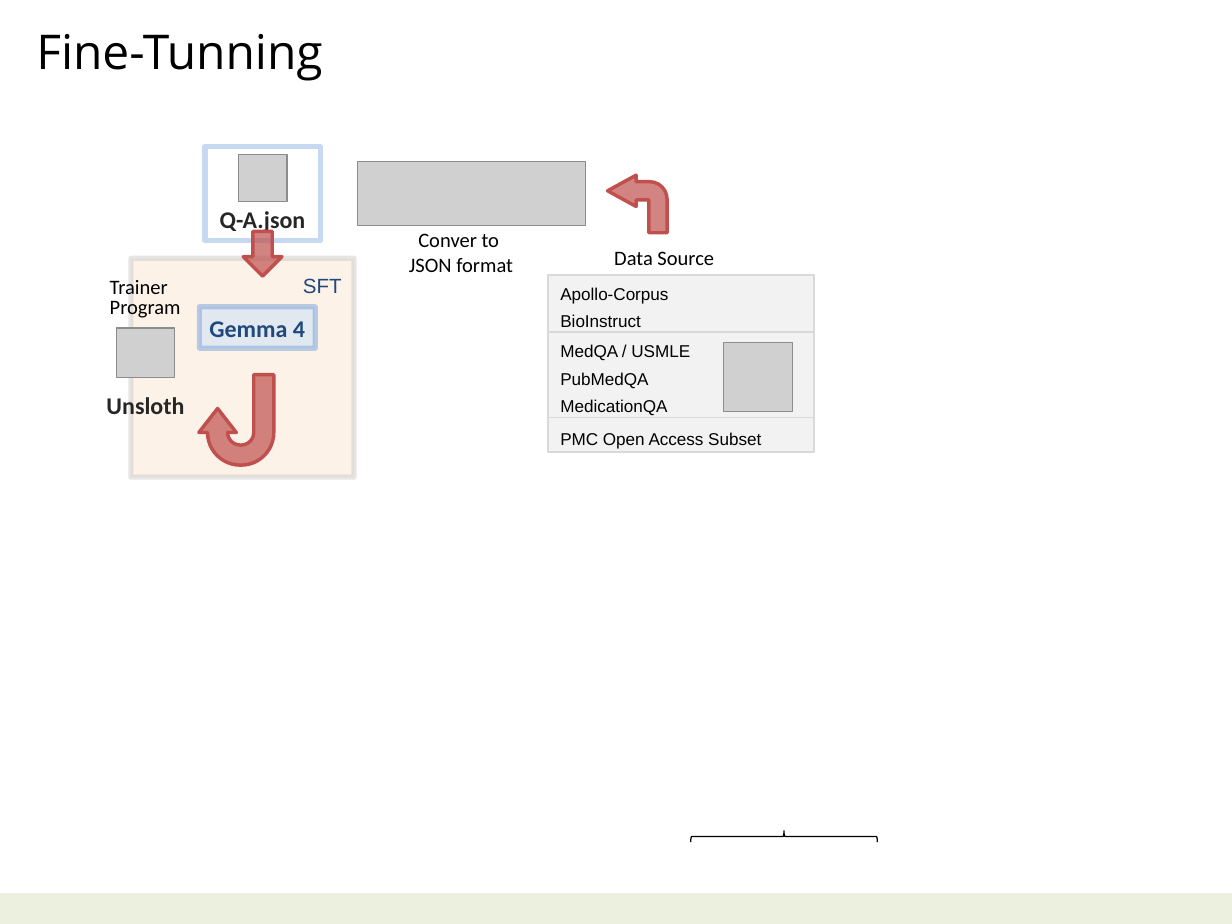
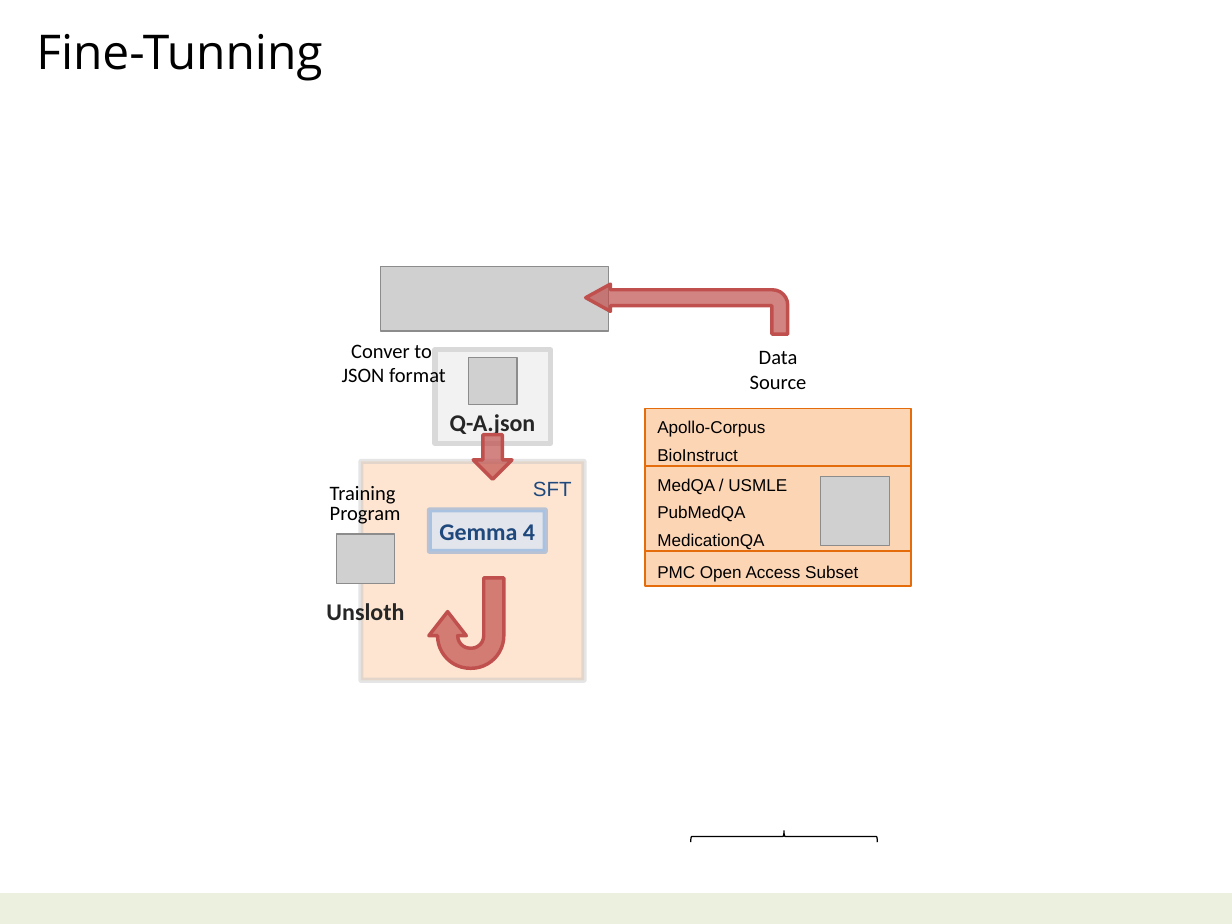
Before and after one commit to navibator/crazy-ai, a slide deck: slide 4 of bio-it-agent.pptx. Drawn at 1232x924 pixels with LibreOffice and Linux fonts; fonts in the diff are those of the drawing; grey boxes stand for pictures. Boxes give left, top, right and bottom in pixels: in the first picture for what was removed or moved away, otherwise in the second. Text is boxed around its words. In the diff, an @@ line names an element or a change of style, - is before the commit and + after.

Commit message:
open-claw ppt prompt

```diff
--- a/bio-it-agent.pptx
+++ b/bio-it-agent.pptx
@@ picture: place and size @@
-picture at <box>357,161,585,225</box>
+picture at <box>381,266,609,330</box>
@@ bent arrow: place and size @@
-bent arrow at <box>607,175,667,233</box>
+bent arrow at <box>585,285,787,335</box>
@@ text "Conver to": place and size @@
-text "Conver to" at <box>409,233,513,272</box>
+text "Conver to" at <box>342,344,446,383</box>
@@ 3 rectangles, 1 text, 1 down arrow, 1 uturn arrow: place and size @@
-3 rectangles, 1 text, 1 down arrow, 1 uturn arrow at <box>131,147,354,478</box>
+3 rectangles, 1 text, 1 down arrow, 1 uturn arrow at <box>361,350,584,681</box>
@@ rectangle at <box>435,350,551,444</box>: fill none to #F2F2F2; outline #C6D9F1 3 pt to #D9D9D9 3 pt @@
@@ picture: place and size @@
-picture at <box>238,155,287,202</box>
+picture at <box>468,357,517,404</box>
@@ picture removed at <box>723,342,792,411</box> @@
@@ text at <box>750,351,807,389</box>: text changed @@
-Data Source
+Data
+Source
@@ 3 rectangles: place and size @@
-3 rectangles at <box>548,275,814,452</box>
+3 rectangles at <box>646,409,912,585</box>
@@ fill #F2F2F2 to #FCD5B5; outline #D9D9D9 1 pt to #E46C0A 1 pt in 3 elements at <box>646,551,912,585</box>, <box>646,466,912,551</box>, <box>646,409,912,467</box> @@
@@ rectangle "SFT" at <box>361,462,584,681</box>: fill #FDEADA at 60% opacity to #FCD5B5 at 60% opacity @@
@@ picture added at <box>821,477,890,546</box> @@
@@ 2 texts, 1 picture: place and size @@
-2 texts, 1 picture at <box>106,280,184,414</box>
+2 texts, 1 picture at <box>326,483,404,627</box>
@@ text at <box>330,483,396,506</box>: text changed @@
-Trainer
+Training
```
Also in this commit, not shown: 2 other slides changed, 3 other files.
